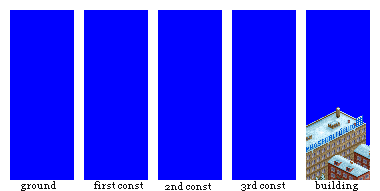
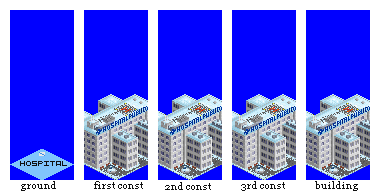
Layers edited between the first and the second 380x191 image:
showed "NEW_S_SNOW", painted on it over bbox(84, 94, 370, 180)
hid "OLD_N_SNOW", painted on it over bbox(84, 107, 370, 180)
painted on "BACKGROUND" over bbox(10, 149, 74, 180)
